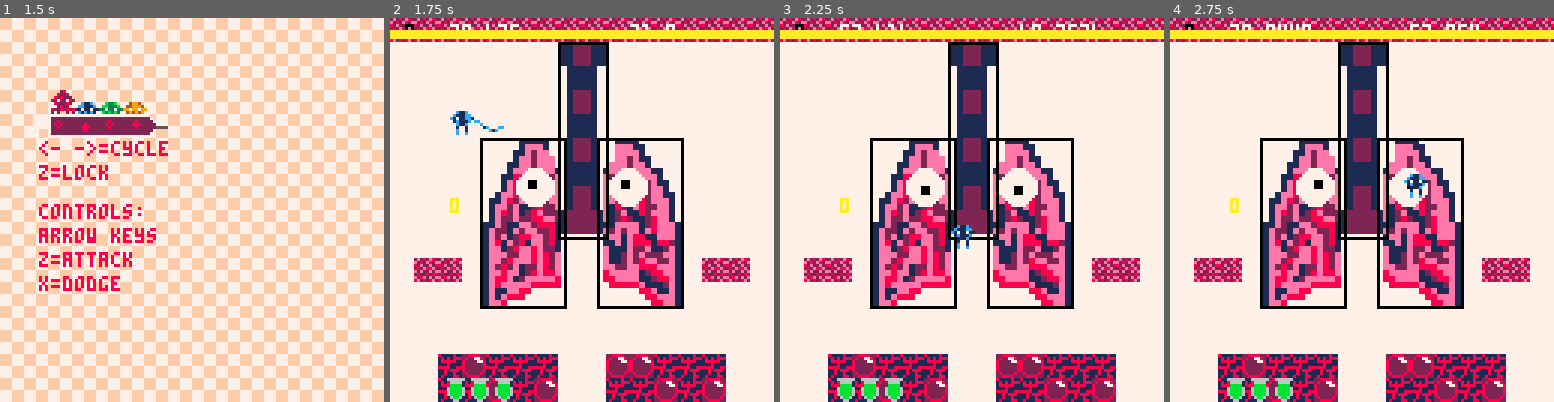
Above: before the commit, frames 1-4 (left to right).
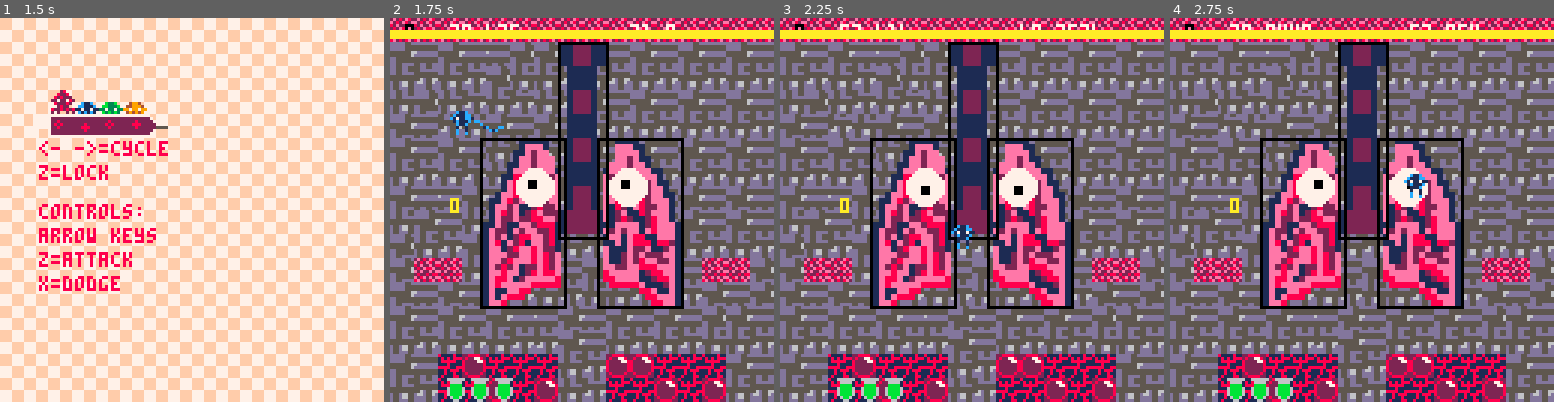
Above: after the commit, the same moments.

Repository: Von-dy/Game_Design_Final_Project
Game: PICO-8 cartridge current_build.p8
Same seed, same stepped clock (60 frames per second), same inputs: the game is played once before the commit and once after it.
Inputs:
- Up to frame 1 (1.5 s): tap X (X key) at 0.33, 1.07 s; tap O (Z key) at 0.7 s
- Up to frame 2 (1.75 s): hold Right from 1.6 s (still down); tap O (Z key) at 1.7 s
- Up to frame 3 (2.25 s): tap X (X key) at 1.85 s; release Right at 2.1 s; tap O (Z key) at 2.1 s; hold Up from 2.15 s (still down)
- Up to frame 4 (2.75 s): release Up at 2.42 s; hold Right from 2.47 s (still down); tap O (Z key) at 2.5 s

Frame 1 is identical in both runs. In frame 2, 63% of the frame differs, in the area x 0-100%, y 6-100%; in frame 3, 63%; in frame 4, 63%.

Commit message:
pox fix commit
poxcommitfix#2

Diff:
--- a/current_build.p8
+++ b/current_build.p8
@@ -1626,168 +1626,168 @@
 
 
 __gff__
-0000000000000000000000000000000000000000000000000000000000000000000000000000000000000000000000000000000000000000000000000000000000010100010101011010000010010000000000000000000000000000000000000000000000000000000000000000000000000000000000000000000000000000
+0000000000000000000000000000000000000000000000000000000000000000000000000000000000000000000000000000000000000000000000000000000000010100010101011010000010010000000000000000000000000000000000000101101000100100000000000000000001010101000000000000000000000000
 0000000000000000000000000000000000000000000000000000000000000000000000000000000000000000000000000000000000000000000000000000000000000000000000000000000000000000000000000000000000000000000000000000000000000000000000000000000000000000000000000000000000000000
 __map__
 2929292929292929292929292929292940404040404040404040404040404040414141414141414141414141414141414d4d4d4d4d4d4d4d4d4d4d4d4d4d4d4d00000000000000000000000000000000000000000000000000000000000000000000000000000000000000000000000000000000000000000000000000000000
-2929292929292929292929292929292940404040404040404040404040404040434343434343434343434343434343430000000000000000000000000000000000000000000000000000000000000000000000000000000000000000000000000000000000000000000000000000000000000000000000000000000000000000
-2929292929292929292929292929292940404040404040404040404040404040434343434343434343434343434343430000000000000000000000000000000000000000000000000000000000000000000000000000000000000000000000000000000000000000000000000000000000000000000000000000000000000000
-2929292929292929292929292929292940404040404040404040404040404040434343434343434343434343434343430000000000000000000000000000000000000000000000000000000000000000000000000000000000000000000000000000000000000000000000000000000000000000000000000000000000000000
-2929292929292929292929292929292940404040404040404040404040404040434343434343434343434343434343430000000000000000000000000000000000000000000000000000000000000000000000000000000000000000000000000000000000000000000000000000000000000000000000000000000000000000
-2929292929292929292929292929292940404040404040404040404040404040434343434343414141434343434343430000000000000000000000000000000000000000000000000000000000000000000000000000000000000000000000000000000000000000000000000000000000000000000000000000000000000000
-2929292929292929292929292929292940404040404040404040404040404040434343434343434343434343434343430000000000000000000000000000000000000000000000000000000000000000000000000000000000000000000000000000000000000000000000000000000000000000000000000000000000000000
-2929292929292929292929292929292940404040404040404040404040404040434343434343434343434343434343430000000000000000000000000000000000000000000000000000000000000000000000000000000000000000000000000000000000000000000000000000000000000000000000000000000000000000
-2929292929292929292929292929292940404040404040404040404040404040434343434343434343434343434343430000000000000000000000000000000000000000000000000000000000000000000000000000000000000000000000000000000000000000000000000000000000000000000000000000000000000000
-2929292929292929292929292929292940404040404040404040404040404040434343434343434343434343434343430000000000000000000000000000000000000000000000000000000000000000000000000000000000000000000000000000000000000000000000000000000000000000000000000000000000000000
-2929292929292929292929292929292940404040404040404040404040404040414141434343434343434343434343430000000000000000000000000000000000000000000000000000000000000000000000000000000000000000000000000000000000000000000000000000000000000000000000000000000000000000
-2929292929292929292929292929292940404040404040404040404040404040434343434343434343434343434343430000000000000000000000000000000000000000000000000000000000000000000000000000000000000000000000000000000000000000000000000000000000000000000000000000000000000000
-2929292929292929292929292929292940404040404040404040404040404040434343434343434343434343434343430000000000000000000000000000000000000000000000000000000000000000000000000000000000000000000000000000000000000000000000000000000000000000000000000000000000000000
+2929292929292929292929292929292940404040404040404040404040404040434343434343434343434343434343436c6d6c6d6c6d6c6d6c6d6c6d6c6d6c6d00000000000000000000000000000000000000000000000000000000000000000000000000000000000000000000000000000000000000000000000000000000
+2929292929292929292929292929292940404040404040404040404040404040434343434343434343434343434343437c7d7c7d7c7d7c7d7c7d7c7d7c7d7c7d00000000000000000000000000000000000000000000000000000000000000000000000000000000000000000000000000000000000000000000000000000000
+2929292929292929292929292929292940404040404040404040404040404040434343434343434343434343434343436c6d6c6d6c6d6c6d6c6d6c6d6c6d6c6d00000000000000000000000000000000000000000000000000000000000000000000000000000000000000000000000000000000000000000000000000000000
+2929292929292929292929292929292940404040404040404040404040404040434343434343434343434343434343437c7d7c7d7c7d7c7d7c7d7c7d7c7d7c7d00000000000000000000000000000000000000000000000000000000000000000000000000000000000000000000000000000000000000000000000000000000
+2929292929292929292929292929292940404040404040404040404040404040434343434343414141434343434343436c6d6c6d6c6d6c6d6c6d6c6d6c6d6c6d00000000000000000000000000000000000000000000000000000000000000000000000000000000000000000000000000000000000000000000000000000000
+2929292929292929292929292929292940404040404040404040404040404040434343434343434343434343434343437c7d7c7d7c7d7c7d7c7d7c7d7c7d7c7d00000000000000000000000000000000000000000000000000000000000000000000000000000000000000000000000000000000000000000000000000000000
+2929292929292929292929292929292940404040404040404040404040404040434343434343434343434343434343436c6d6c6d6c6d6c6d6c6d6c6d6c6d6c6d00000000000000000000000000000000000000000000000000000000000000000000000000000000000000000000000000000000000000000000000000000000
+2929292929292929292929292929292940404040404040404040404040404040434343434343434343434343434343437c7d7c7d7c7d7c7d7c7d7c7d7c7d7c7d00000000000000000000000000000000000000000000000000000000000000000000000000000000000000000000000000000000000000000000000000000000
+2929292929292929292929292929292940404040404040404040404040404040434343434343434343434343434343436c6d6c6d6c6d6c6d6c6d6c6d6c6d6c6d00000000000000000000000000000000000000000000000000000000000000000000000000000000000000000000000000000000000000000000000000000000
+2929292929292929292929292929292940404040404040404040404040404040414141434343434343434343434343437c7d7c7d7c7d7c7d7c7d7c7d7c7d7c7d00000000000000000000000000000000000000000000000000000000000000000000000000000000000000000000000000000000000000000000000000000000
+2929292929292929292929292929292940404040404040404040404040404040434343434343434343434343434343436c6d6c6d6c6d6c6d6c6d6c6d6c6d6c6d00000000000000000000000000000000000000000000000000000000000000000000000000000000000000000000000000000000000000000000000000000000
+2929292929292929292929292929292940404040404040404040404040404040434343434343434343434343434343437c7d7c7d7c7d7c7d7c7d7c7d7c7d7c7d00000000000000000000000000000000000000000000000000000000000000000000000000000000000000000000000000000000000000000000000000000000
 2929292929292929292929292929292940404040404040404040404040404040434343434343434343434343434343434d4d4d4849484c4d4d4d4d484c484d4d00000000000000000000000000000000000000000000000000000000000000000000000000000000000000000000000000000000000000000000000000000000
 2929292929292929292929292929292940404040404040404040404040404040414141414141414141414141414141414d4d4d4d4d4d4d4d4d4d4d4d4d4d4d4d00000000000000000000000000000000000000000000000000000000000000000000000000000000000000000000000000000000000000000000000000000000
 2929292929292929292929292929292940404040404040404040404040404040414141414141414141414141414141414d4d4d4d4d4d4d4d4d4d4d4d4d4d4d4d00000000000000000000000000000000000000000000000000000000000000000000000000000000000000000000000000000000000000000000000000000000
-4141414141414141414141414141414100000000000000000000000000000000000000000000000000000000000000000000000000000000000000000000000000000000000000000000000000000000000000000000000000000000000000000000000000000000000000000000000000000000000000000000000000000000
-4a4a4a4a4a4a4a4a4a4a4a4a4a4a4a4a00000000000000000000000000000000000000000000000000000000000000000000000000000000000000000000000000000000000000000000000000000000000000000000000000000000000000000000000000000000000000000000000000000000000000000000000000000000
-4a4a4a4a4a4a4a4a4a4a4a4a4a4a4a4a00000000000000000000000000000000000000000000000000000000000000000000000000000000000000000000000000000000000000000000000000000000000000000000000000000000000000000000000000000000000000000000000000000000000000000000000000000000
-4a4a4a4a4a4a4a4a4a4a4a4a4a4a4a4a00000000000000000000000000000000000000000000000000000000000000000000000000000000000000000000000000000000000000000000000000000000000000000000000000000000000000000000000000000000000000000000000000000000000000000000000000000000
-4a4a4a4a4a4a4a4a4a4a4a4a4a4a4a4a00000000000000000000000000000000000000000000000000000000000000000000000000000000000000000000000000000000000000000000000000000000000000000000000000000000000000000000000000000000000000000000000000000000000000000000000000000000
-4a4a4a4a4a4a4a4a4a4a4a4a4a4a4a4a00000000000000000000000000000000000000000000000000000000000000000000000000000000000000000000000000000000000000000000000000000000000000000000000000000000000000000000000000000000000000000000000000000000000000000000000000000000
-4a4a4a4a4a4a4a4a4a4a4a4a4a4a4a4a00000000000000000000000000000000000000000000000000000000000000000000000000000000000000000000000000000000000000000000000000000000000000000000000000000000000000000000000000000000000000000000000000000000000000000000000000000000
-4a4a4a4a4a4a4a4a4a4a4a4a4a4a4a4a00000000000000000000000000000000000000000000000000000000000000000000000000000000000000000000000000000000000000000000000000000000000000000000000000000000000000000000000000000000000000000000000000000000000000000000000000000000
-4a4a4a4a4a4a4a4a4a4a4a4a4a4a4a4a00000000000000000000000000000000000000000000000000000000000000000000000000000000000000000000000000000000000000000000000000000000000000000000000000000000000000000000000000000000000000000000000000000000000000000000000000000000
-4a4a4a4a4a4a4a4a4a4a4a4a4a4a4a4a00000000000000000000000000000000000000000000000000000000000000000000000000000000000000000000000000000000000000000000000000000000000000000000000000000000000000000000000000000000000000000000000000000000000000000000000000000000
-4a41414a4a4a4a4a4a4a4a4a4a41414a00000000000000000000000000000000000000000000000000000000000000000000000000000000000000000000000000000000000000000000000000000000000000000000000000000000000000000000000000000000000000000000000000000000000000000000000000000000
-4a4a4a4a4a4a4a4a4a4a4a4a4a4a4a4a00000000000000000000000000000000000000000000000000000000000000000000000000000000000000000000000000000000000000000000000000000000000000000000000000000000000000000000000000000000000000000000000000000000000000000000000000000000
-4a4a4a4a4a4a4a4a4a4a4a4a4a4a4a4a00000000000000000000000000000000000000000000000000000000000000000000000000000000000000000000000000000000000000000000000000000000000000000000000000000000000000000000000000000000000000000000000000000000000000000000000000000000
-4a4a4a4a4a4a4a4a4a4a4a4a4a4a4a4a00000000000000000000000000000000000000000000000000000000000000000000000000000000000000000000000000000000000000000000000000000000000000000000000000000000000000000000000000000000000000000000000000000000000000000000000000000000
-4a4a46474646464a4a47474646464a4a00000000000000000000000000000000000000000000000000000000000000000000000000000000000000000000000000000000000000000000000000000000000000000000000000000000000000000000000000000000000000000000000000000000000000000000000000000000
-4a4a46464746474a4a46464746474a4a00000000000000000000000000000000000000000000000000000000000000000000000000000000000000000000000000000000000000000000000000000000000000000000000000000000000000000000000000000000000000000000000000000000000000000000000000000000
-…(130 lines of a section not shown)…
+414141414141414141414141414141414a4a4a4a4a4a4a4a4a4a4a4a4a4a4a4a444444444444444444444444444444440000000000000000000000000000000000000000000000000000000000000000000000000000000000000000000000000000000000000000000000000000000000000000000000000000000000000000
+6a6b6a6b6b6a6a6b6a6b6a6b6a6b6a6b4a4a4a4a4a4a4a4a4a4a4a4a4a4a4a4a444444444444444444444444444444440000000000000000000000000000000000000000000000000000000000000000000000000000000000000000000000000000000000000000000000000000000000000000000000000000000000000000
+7a7b7a7b6a7a7a7b7a7b7a7b7a7b7a7b4a4a4a4a4a4a4a4a4a4a4a4a4a4a4a4a530000000000000000000000000000000000000000000000000000000000000000000000000000000000000000000000000000000000000000000000000000000000000000000000000000000000000000000000000000000000000000000000
+7a6a7a7b7a7b7a7b6a6b6a6b6a6b6a6b4a4a4a4a4a4a4a4a4a4a4a4a4a4a4a4a530000000000000000000000000000000000000000000000000000000000000000000000000000000000000000000000000000000000000000000000000000000000000000000000000000000000000000000000000000000000000000000000
+6a6b7b7a6a6b6a6b7a7b7a7b7a7b7a7b4a4a4a4a4a4a4a4a4a4a4a4a4a4a4a4a530000000000000000000000000000000000000000000000000000000000000000000000000000000000000000000000000000000000000000000000000000000000000000000000000000000000000000000000000000000000000000000000
+6a6b6a6b7a7b7a7b6a6b6a6b6a6b6a6b4a4a4a4a4a4a4a4a4a4a4a4a4a4a4a4a530000000000000000000000000000000000000000000000000000000000000000000000000000000000000000000000000000000000000000000000000000000000000000000000000000000000000000000000000000000000000000000000
+7a7b7a7b7a7b6a6b7a7b7a7b7a7b7a7b4a4a4a4a4a4a4a4a4a4a4a4a4a4a4a4a530000000000000000000000000000000000000000000000000000000000000000000000000000000000000000000000000000000000000000000000000000000000000000000000000000000000000000000000000000000000000000000000
+6a6b6b6a6b6a7a7b7a7b6a6b6a6b6a6b4a4a4a4a4a4a4a4a4a4a4a4a4a4a4a4a000000000000000000000000000000000000000000000000000000000000000000000000000000000000000000000000000000000000000000000000000000000000000000000000000000000000000000000000000000000000000000000000
+7a6a6b7a6a7a7b6a6b6a6a6b6a6b6a6b4a4a4a4a4a4a4a4a4a4a4a4a4a4a4a4a000000000000000000000000000000000000000000000000000000000000000000000000000000000000000000000000000000000000000000000000000000000000000000000000000000000000000000000000000000000000000000000000
+6a7a7b6a6b6b6a7a7b7a7a7b7a7b7a7b4a4a4a4a4a4a4a4a4a4a4a4a4a4a4a4a000000000000000000000000000000000000000000000000000000000000000000000000000000000000000000000000000000000000000000000000000000000000000000000000000000000000000000000000000000000000000000000000
+6a41417a7b6b6a6b6a6a6b6a6b41416a4a4a4a4a4a4a4a4a4a4a4a4a4a4a4a4a0000000000cccdcecf000000000000000000000000000000000000000000000000000000000000000000000000000000000000000000000000000000000000000000000000000000000000000000000000000000000000000000000000000000
+6a6b6a6b7a7b7a7b7a7a7b7a7b6a6b6a4a4a4a4a4a4a4a4a4a4a4a4a4a4a4a4a0000000000dcdddedf000000000000000000000000000000000000000000000000000000000000000000000000000000000000000000000000000000000000000000000000000000000000000000000000000000000000000000000000000000
+6a6b6a6b6a6b6b6a6b6a6b6a6b6a6a6b4a4a4a4a4a4a4a4a4a4a4a4a4a4a4a4a0000000000ecedeeef000000000000000000000000000000000000000000000000000000000000000000000000000000000000000000000000000000000000000000000000000000000000000000000000000000000000000000000000000000
+7a7b7a7b7a7b7b6a6b7a7b7a7b7a7a7b4a4a4a4a4a4a4a4a4a4a4a4a4a4a4a4a0000000000fcfdfeff000000000000000000000000000000000000000000000000000000000000000000000000000000000000000000000000000000000000000000000000000000000000000000000000000000000000000000000000000000
+6a6b46474646467a7b47474646466a6b4a4a4a4a4a4a4a4a4a4a4a4a4a4a4a4a444444444444444444444444444444440000000000000000000000000000000000000000000000000000000000000000000000000000000000000000000000000000000000000000000000000000000000000000000000000000000000000000
+7a7b46464746477a7b46464746477a7b4a4a4a4a4a4a4a4a4a4a4a4a4a4a4a4a444444444444444444444444444444440000000000000000000000000000000000000000000000000000000000000000000000000000000000000000000000000000000000000000000000000000000000000000000000000000000000000000
+…(130 lines of a section not shown)…
Not shown, changed: 46 lines of the sprite sheet (__gfx__) section of current_build.p8
